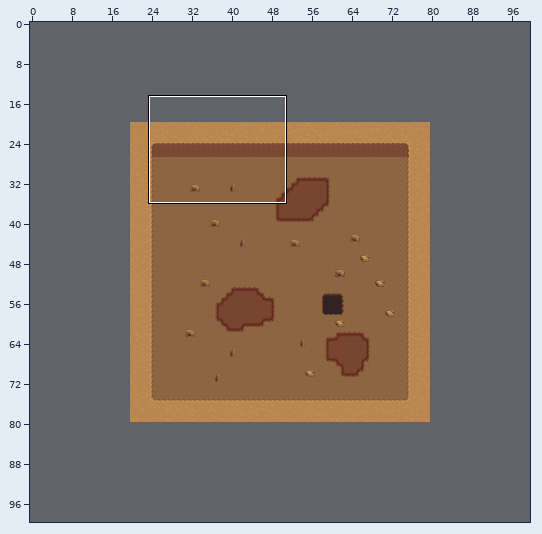
Tiled map: Assets/sprites/myMaps/map2.tmx. Above: a wide view before the commit, with the close-up outlined.
Close-up. Old version:
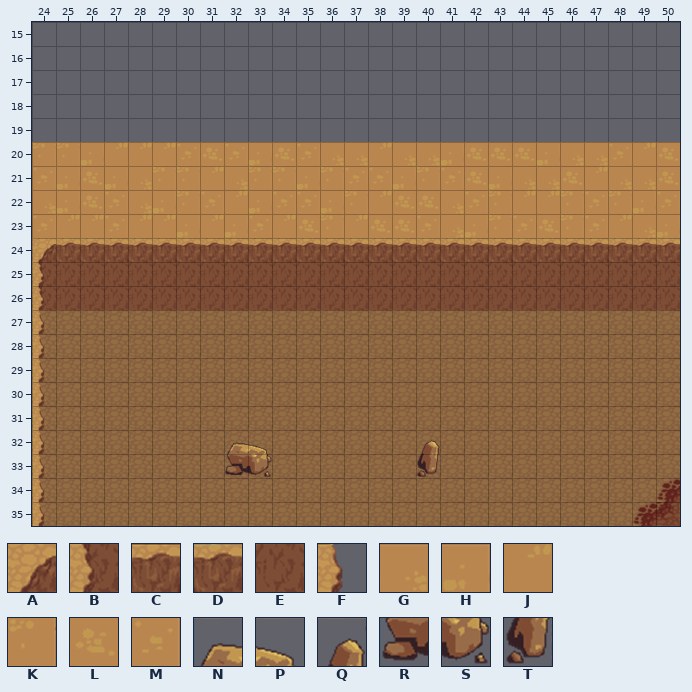
Cells are 64x64 px. Shown: x 24..50, y 15..35. The commit also changed other parts of the map, which this record leaves out.
Key: from "terrain": A 63, B 95, C 217, D 220, E 282, F 319, G 507, H 508, J 539, K 540, L 571, M 572, N 632, P 633, Q 636, R 664, S 665, T 668.
_ is an empty cell.
Objects are placed by their top-left corner, in cells (3,4 is the top-left corner of cell 3,4); size is 1x1 cell unless given.
Layers that did not change in this view are not listed.
Layer "Outer" before, first column x 24:
15 ___________________________
16 ___________________________
17 ___________________________
18 ___________________________
19 ___________________________
20 KKHJJJMLMHLMGGJGGHLLLHGGMJL
21 MHLHGKKJGKKHKMMHKMLHGGLJGGL
22 GHLMGHKMJHMMHKJLLGMKJJKMKHM
23 MJJMJJHJHMJLKJLLMGHKMLKMJGH
24 ___________________________
25 ___________________________
26 ___________________________
27 ___________________________
28 ___________________________
29 ___________________________
30 ___________________________
31 ___________________________
32 ___________________________
33 ___________________________
34 ___________________________
35 ___________________________
Layer "Bounds" before, first column x 24:
15 ___________________________
16 ___________________________
17 ___________________________
18 ___________________________
19 ___________________________
20 ___________________________
21 ___________________________
22 ___________________________
23 ___________________________
24 ADDCDCDCCCCDCDDDDDCCDCCCDCD
25 BEEEEEEEEEEEEEEEEEEEEEEEEEE
26 BEEEEEEEEEEEEEEEEEEEEEEEEEE
27 F__________________________
28 F__________________________
29 F__________________________
30 F__________________________
31 F__________________________
32 F__________________________
33 F__________________________
34 F__________________________
35 F__________________________
Objects on layer "Objects" before:
N at 32,32
P at 33,32
Q at 40,32
S at 33,33
R at 32,33
T at 40,33
New version:
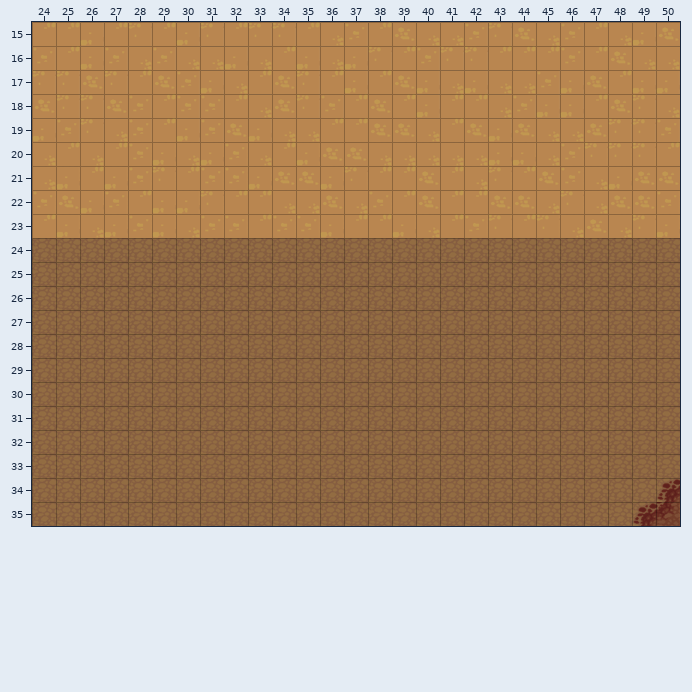
From old to new:
Layer "Outer":
y 15: x 24..50 ___________________________ -> JJHJKJHKJKKJGMJLGGMKLGMJGHL
y 16: x 24..50 ___________________________ -> MJHMGMGGHGJHGHKJMKKJJJMJLGG
y 17: x 24..50 ___________________________ -> KKLKJLMHGJLKJHJLHGHGGMHLJHH
y 18: x 24..50 ___________________________ -> LKKLMJMMJGLKMJLJHJJGMHHJLKG
y 19: x 24..50 ___________________________ -> HMKGMJHMLHGGJJLLGJLHLGGLKKM
Layer "Bounds" (now hidden):
y 24: x 24..50 ADDCDCDCCCCDCDDDDDCCDCCCDCD -> ___________________________
y 25..26: x 24..50 BEEEEEEEEEEEEEEEEEEEEEEEEEE -> ___________________________
y 27..35: x 24 F -> _
Layer "Objects" (now hidden):
removed: N at 32,32
removed: P at 33,32
removed: Q at 40,32
removed: S at 33,33
removed: R at 32,33
removed: T at 40,33
Boxes around the changes in both close-ups, in picture pixels (x1, y1, x2, y2):
added: (32, 22, 680, 142)
removed: (32, 238, 680, 526)
